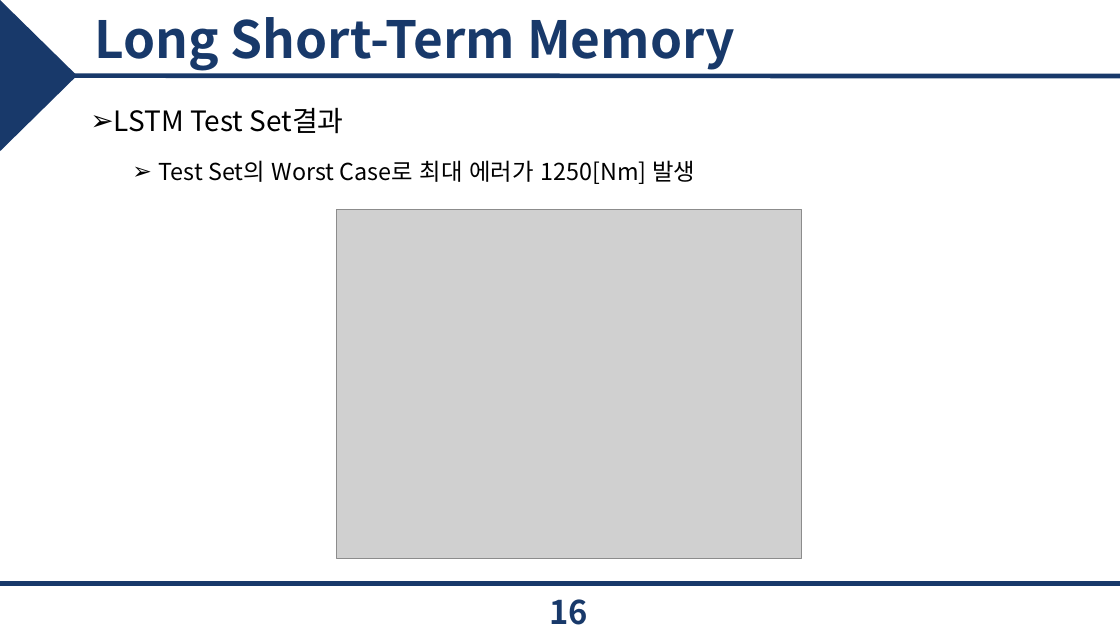
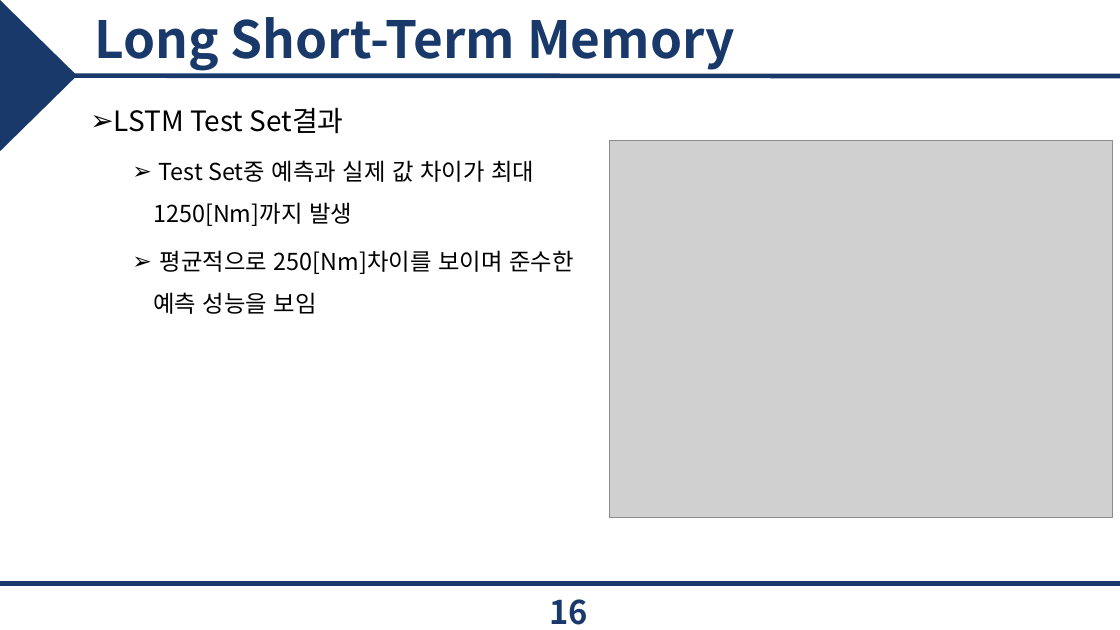
Before and after one commit to epoxx-arch/Torque_vectoringthesis, a slide deck: slide 16 of 졸업 논문/JCCI 발표.pptx. Drawn at 1120x630 pixels with LibreOffice and Linux fonts; fonts in the diff are those of the drawing; grey boxes stand for pictures; background and template pictures are left out. Boxes give left, top, right and bottom in pixels: in the first picture for what was removed or moved away, otherwise in the second. Text is boxed around its words. In the diff, an @@ line names an element or a change of style, - is before the commit and + after.

```diff
--- a/졸업 논문/JCCI 발표.pptx
+++ b/졸업 논문/JCCI 발표.pptx
@@ picture: place and size @@
-picture at (336, 209, 802, 559)
+picture at (610, 140, 1113, 518)
@@ text at (153, 160, 573, 314): text changed @@
-  ➢ Test Set의 Worst Case로 최대 에러가 1250[Nm] 발생
+  ➢ Test Set중 예측과 실제 값 차이가 최대 1250[Nm]까지 발생
+  ➢ 평균적으로 250[Nm]차이를 보이며 준수한 예측 성능을 보임
```
Also in this commit, not shown: 6 other slides changed, 1 slide added, 1 slide removed, 2 other files.
